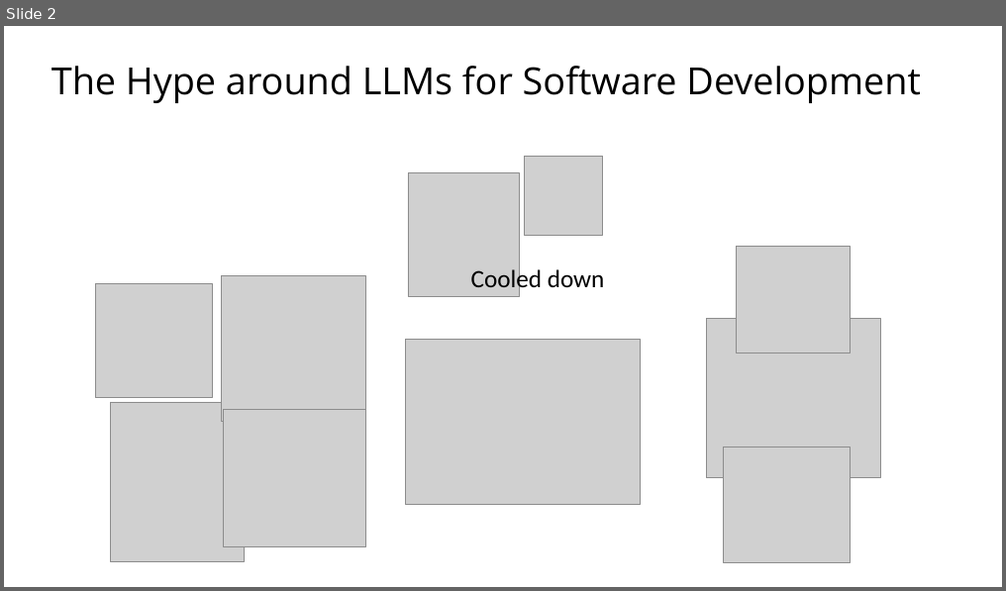
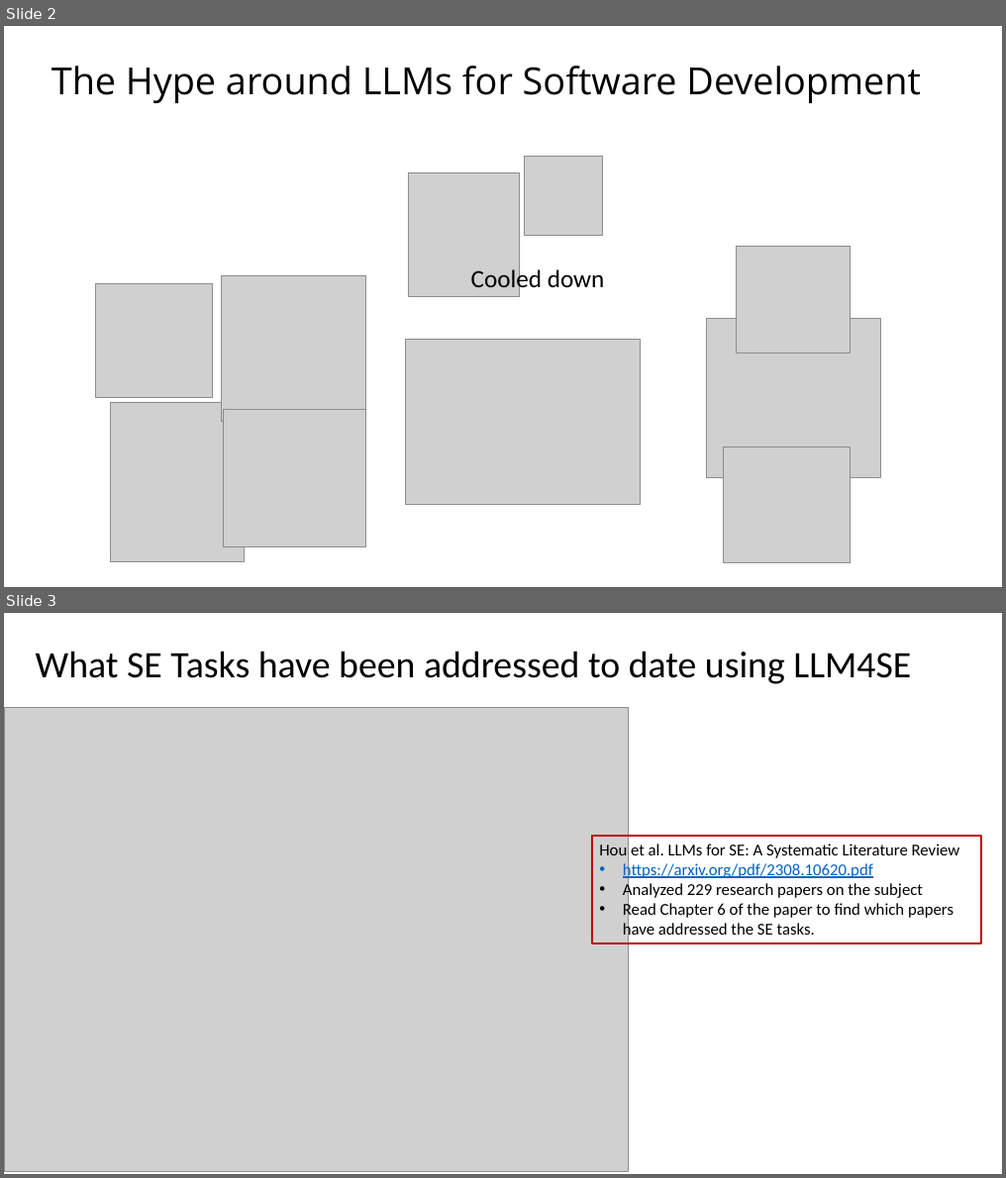
Before and after one commit to johnxu21/johnxu21.github.io, a slide deck: teaching/CS472/Timetable/LLM.pptx. Shown one above the other, each under a label of ours: slide 2 before the commit, slides 2 and 3 after it. The pictures are 1006x591 and 1006x1178 pixels, drawn with LibreOffice and Linux fonts; fonts in the diff are those of the drawing; grey boxes stand for pictures. Boxes give left, top, right and bottom in pixels: in the first picture for what was removed or moved away, otherwise in the second. Text is boxed around its words. In the diff, an @@ line names an element or a change of style, - is before the commit and + after.

```diff
--- a/teaching/CS472/Timetable/LLM.pptx
+++ b/teaching/CS472/Timetable/LLM.pptx
@@ slide 3 added at [4, 613, 1002, 1174], background #FFFFFF @@
@@ title added at [36, 651, 911, 684], 36 pt, text #000000 @@
+What SE Tasks have been addressed to date using LLM4SE
@@ picture added at [4, 707, 629, 1171] @@
@@ rectangle added at [592, 836, 982, 944], outline #C00000 1.5 pt, 16 pt, text #000000 @@
+Hou et al. LLMs for SE: A Systematic Literature Review
+• https://arxiv.org/pdf/2308.10620.pdf
+• Analyzed 229 research papers on the subject
+• Read Chapter 6 of the paper to find which papers have addressed the SE tasks.
```
Also in this commit, not shown: 1 slide changed, 2 other slides added, 1 slide removed, 2 other files.
